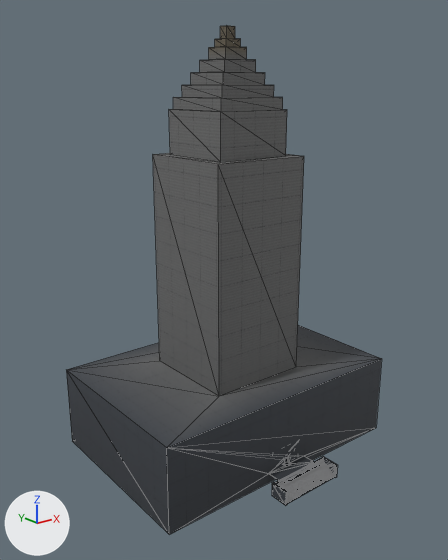
What one commit did to the glTF model public/models/landmarks/hall-low.glb.
The view is the same before and after, from a 50 mm lens placed at (-125.4, -155.0, 121.1), pointed at (-5.2, -4.7, 61.0). Lighting does not change. The marker at lower left points along +X, +Y and +Z. The first picture is the older version. Mesh edges are drawn as thin lines. Where no turn or scale is listed for an object, it has been applied to the vertices. Vertices at exactly the same position are counted once.
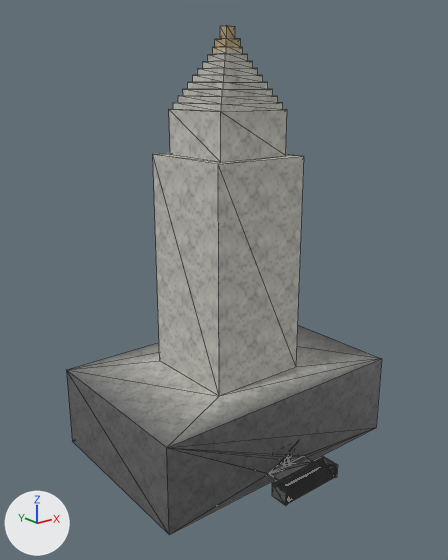
What changed in the scene script:
```text
Add img_hall_albedo_256:
    img_hall_albedo_256 = load_image('hall-albedo-256', '_unpacked/hall-albedo-256', 256, 256, 'sRGB')
Add img_hall_rough_256:
    img_hall_rough_256 = load_image('hall-rough-256', '_unpacked/hall-rough-256', 256, 256, 'Non-Color')
Add img_hall_normal_256:
    img_hall_normal_256 = load_image('hall-normal-256', '_unpacked/hall-normal-256', 256, 256, 'Non-Color')
Change mat_body:
    remove # uses the picture img_concrete_albedo_256
    remove # uses the picture img_concrete_normal_256
    remove # uses the picture img_concrete_rough_256
    uses the picture img_hall_albedo_256
    uses the picture img_hall_normal_256
    uses the picture img_hall_rough_256
Change me_mesh_0:
    used by ob_mesh_0; location = (-46.0, 31.0, 0.0)
    remove me_mesh_0.from_pydata(...)  # 306 vertices, 608 faces; spans x 0.0..92.0, y -73.4..0.0, z 0.0..138.0
    add me_mesh_0.from_pydata(...)  # 338 vertices, 672 faces; spans x 0.0..92.0, y -73.4..0.0, z 0.0..138.0
    me_mesh_0 part 1
    4 vertices are removed from x 38.0..54.0, y -39.0..-23.0, z 124.9
    16 faces are deleted
    4 vertices in x 34.0..58.0, y -43.0..-19.0, z 117.7 move by (0.0, 0.0, -1.6)
    28 vertices move from x 36.0..56.0, y -41.0..-21.0, z 117.7..132.1 to x 35.1..56.9, y -41.9..-20.1, z 116.1..132.1
    20 vertices are added at x 36.2..55.8, y -40.8..-21.2, z 120.1..126.1
    16 new vertices lie (0.0, 0.0, 2.0) away from vertices in x 37.3..54.7, y -39.7..-22.3, z 120.1..126.1
    80 new faces join them
    me_mesh_0 part 2: 292 kept faces spanning x 0.0..92.0, y -73.4..0.0, z 0.0..138.0 get new vertex colours
```

Pixel boxes [x1, y1, x2, y2] of what changed, in the pictures (448 x 560 px):
'Mesh_0', surface changed, reshaped (lighter)
    both: [66, 26, 382, 534]
part 1 of me_mesh_0, cut back
    before: [173, 46, 283, 112]
    after: [173, 47, 283, 112]
part 2 of me_mesh_0, recoloured (lighter)
    both: [67, 26, 382, 533]
